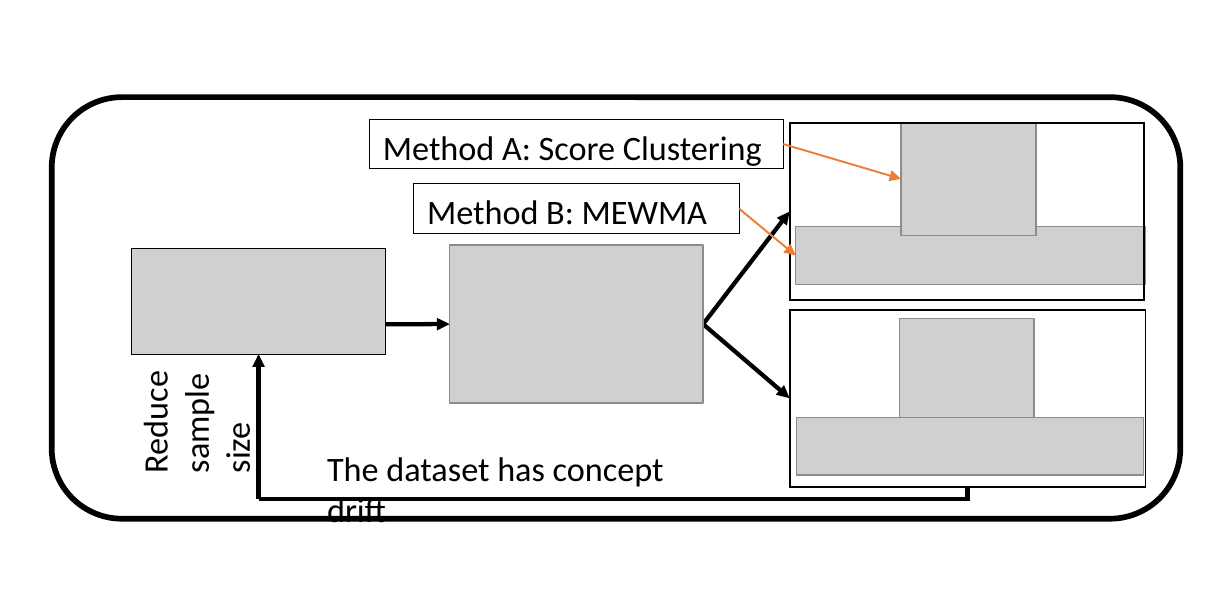
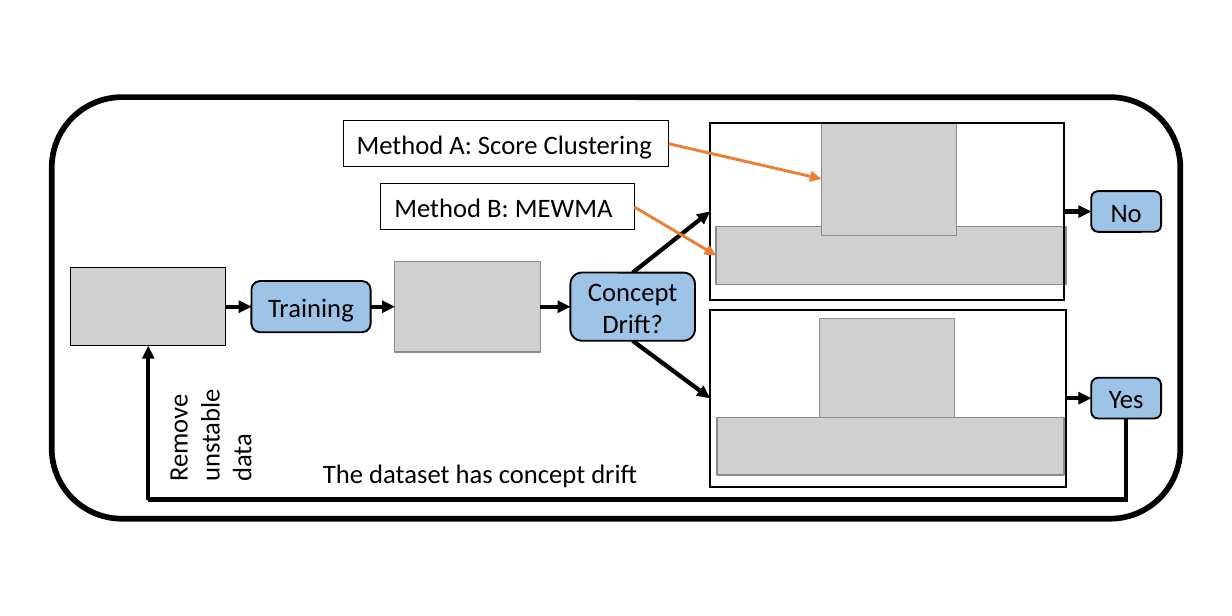
Before and after one commit to kgzhang0801/cd_paper, a slide deck: slide 1 of figures/v14/flow_chart/gen_fig_most_updated_1.pptx. Drawn at 1232x616 pixels with LibreOffice and Linux fonts; fonts in the diff are those of the drawing; grey boxes stand for pictures. Boxes give left, top, right and bottom in pixels: in the first picture for what was removed or moved away, otherwise in the second. Text is boxed around its words. In the diff, an @@ line names an element or a change of style, - is before the commit and + after.

```diff
--- a/figures/v14/flow_chart/gen_fig_most_updated_1.pptx
+++ b/figures/v14/flow_chart/gen_fig_most_updated_1.pptx
@@ rectangle "Method A: Score Clustering": place and size @@
-rectangle "Method A: Score Clustering" at (370,119,783,168)
+rectangle "Method A: Score Clustering" at (344,120,669,167)
@@ arrow moved from (783, 144) - (901, 179) to (668, 144) - (821, 179) @@
@@ arrow (668, 144) - (821, 179): stroke #ED7D31 1 pt to #ED7D31 1.5 pt @@
@@ size 18 to 14 pt in 3 elements at (323,464,637,488), (344,120,669,167), (381,183,634,230) @@
@@ rectangle "Method B: MEWMA": place and size @@
-rectangle "Method B: MEWMA" at (413,183,739,233)
+rectangle "Method B: MEWMA" at (381,183,634,230)
@@ arrow moved from (739, 208) - (795, 256) to (634, 207) - (716, 256) @@
@@ arrow (634, 207) - (716, 256): stroke #ED7D31 1 pt to #ED7D31 1.5 pt @@
@@ rounded rectangle added at (1091,192,1161,233), fill #9DC3E6, outline #000000 1 pt, 14 pt, text #000000 @@
+No
@@ arrow moved from (704, 324) - (790, 212) to (632, 272) - (710, 212) @@
@@ arrow added from (1064, 212) to (1091, 212), #000000 2.25 pt @@
@@ picture: place and size @@
-picture at (131,248,385,355)
+picture at (71,267,226,345)
@@ picture: place and size @@
-picture at (449,245,702,402)
+picture at (394,261,539,352)
@@ rounded rectangle added at (252,281,371,331), fill #9DC3E6, outline #000000 1 pt, 14 pt, text #000000 @@
+Training
@@ rounded rectangle added at (571,272,695,341), fill #9DC3E6, outline #000000 1 pt, 14 pt, text #000000 @@
+Concept Drift?
@@ arrow moved from (385, 324) - (449, 324) to (226, 307) - (252, 307) @@
@@ arrow added from (371, 307) to (394, 307), #000000 2.25 pt @@
@@ arrow added from (541, 307) to (571, 307), #000000 2.25 pt @@
@@ 4 pictures, 2 rectangles: place and size @@
-4 pictures, 2 rectangles at (790,122,1146,486)
+4 pictures, 2 rectangles at (710,122,1066,486)
@@ arrow moved from (259, 498) - (259, 355) to (148, 500) - (148, 346) @@
@@ arrow moved from (704, 324) - (790, 398) to (632, 341) - (710, 398) @@
@@ rounded rectangle added at (1091,378,1161,419), fill #9DC3E6, outline #000000 1 pt, 14 pt, text #000000 @@
+Yes
@@ elbow line moved from (968, 487) - (259, 498) to (1127, 419) - (148, 500) @@
@@ text at (162,398,258,480): text changed; size 18 to 14 pt @@
-Reduce sample size
+Remove unstable data
@@ arrow added from (1066, 398) to (1091, 398), #000000 2.25 pt @@
@@ text "The dataset has concept drift": place and size @@
-text "The dataset has concept drift" at (327,457,664,523)
+text "The dataset has concept drift" at (323,464,637,488)
```
Also in this commit, not shown: 1 other slide changed, 5 other files.
